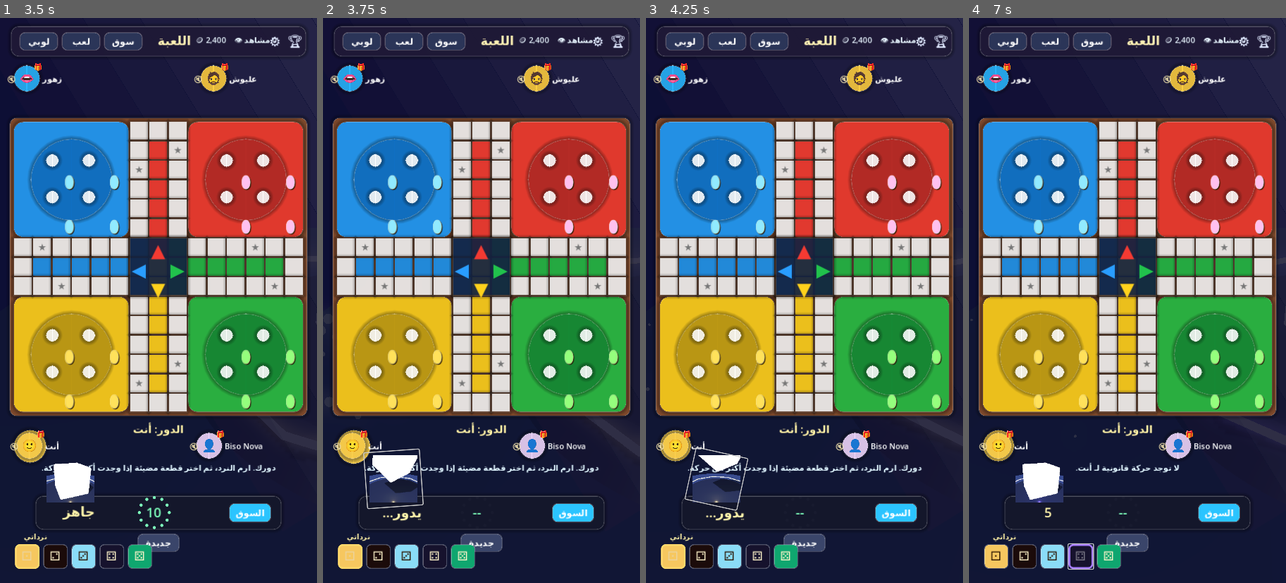
Above: before the commit, frames 1-4 (left to right).
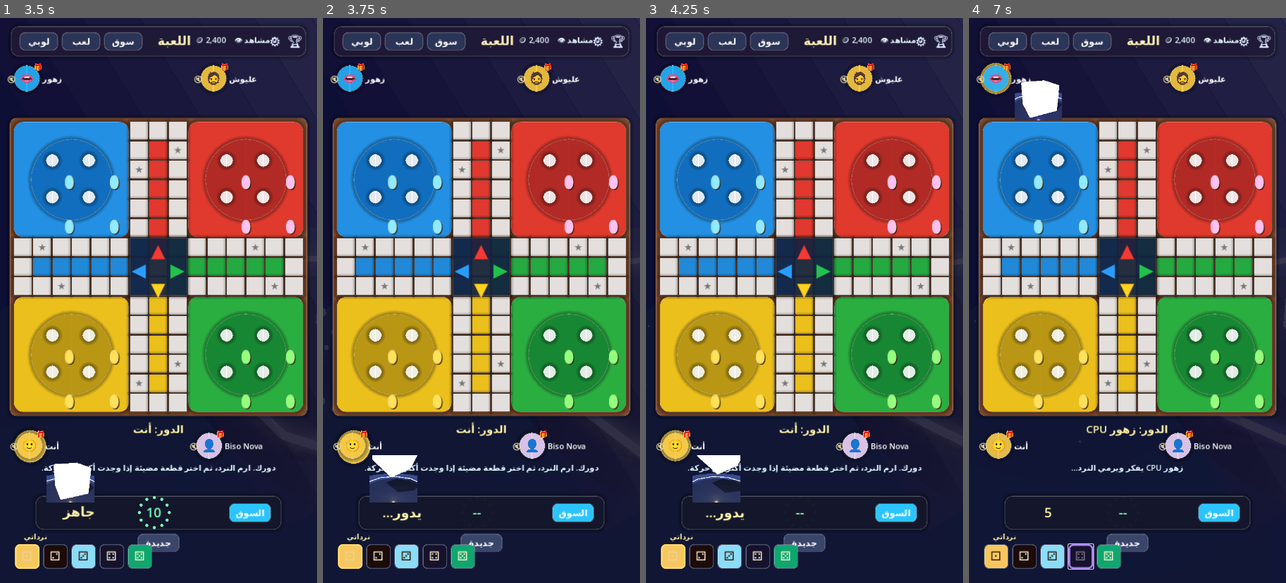
Above: after the commit, the same moments.

Repository: hamza2234/Lod
Game: Godot game, scene res://scenes/dice_preview.tscn
Same seed, same stepped clock (60 frames per second), same inputs: the game is played once before the commit and once after it.
Inputs (mouse positions are in pixels of both pictures, inside the frame that each line leads up to):
- Up to frame 1 (3.5 s): click (158, 215) at 0.52 s; type "12" at 0.6 s; click "دخول اللوبي" at 1.25 s; click "لوبي" at 2 s; click "لعب" at 2.75 s
- Up to frame 2 (3.75 s): click (392, 481) at 3.52 s
- Up to frame 3 (4.25 s): no input
- Up to frame 4 (7 s): click "⚁" at 4.25 s; click "⚀" at 5 s; click "⚂" at 5.75 s; click "⚃" at 6.5 s

Frame 1 is identical in both runs. In frame 2, 0.4% of the frame differs, in the area x 0-32%, y 51-87%; in frame 3, 0.2%; in frame 4, 2.7%, in the area x 0-100%, y 7-86%.

Commit message:
Use dice viewport as direct roll input
Co-authored-by: hamza2234 <hamza2234@users.noreply.github.com>

Diff:
--- a/godot-dice-preview/scripts/dice_preview.gd
+++ b/godot-dice-preview/scripts/dice_preview.gd
@@ -138,7 +138,6 @@
 var dice_description_label: Label
 var market_cards: Array[Button] = []
 var play_skin_buttons: Array[Button] = []
-var roll_button: Button
 var bet_label: Label
 var status_label: Label
 var turn_label: Label
@@ -199,16 +198,6 @@
 
 	_update_sparks(delta)
 	_update_turn_timer()
-	if roll_button:
-		roll_button.pivot_offset = roll_button.size / 2.0
-		if rolling and current_screen == "play":
-			roll_button.rotation += delta * 10.0
-			roll_button.scale = Vector2.ONE * (1.0 + abs(sin(time * 16.0)) * 0.08)
-		else:
-			roll_button.rotation = lerp_angle(roll_button.rotation, 0.0, min(1.0, delta * 8.0))
-			if not awaiting_piece_choice:
-				roll_button.scale = roll_button.scale.lerp(Vector2.ONE, min(1.0, delta * 8.0))
-
 
 func _unhandled_input(event: InputEvent) -> void:
 	if event.is_action_pressed("roll_dice"):
@@ -535,11 +524,6 @@
 
 	if not DICE_SYSTEM_DISABLED:
 		_build_play_dice_viewport(screen)
-		roll_button = _button("", Vector2(116, 116), Color.TRANSPARENT, Color.TRANSPARENT)
-		roll_button.position = Vector2(106, 998)
-		_make_button_transparent(roll_button)
-		roll_button.pressed.connect(_roll_dice)
-		screen.add_child(roll_button)
 	else:
 		var dice_removed := _label("تم حذف نظام النرد التجريبي لإعادة بنائه من مصدر احترافي", 16, Color("#ffdca8"), HORIZONTAL_ALIGNMENT_CENTER)
 		dice_removed.position = Vector2(74, 1024)
@@ -664,7 +648,8 @@
 	play_dice_container.position = _dice_viewport_position_for_player(current_player)
 	play_dice_container.size = Vector2(108, 108)
 	play_dice_container.stretch = true
-	play_dice_container.mouse_filter = Control.MOUSE_FILTER_IGNORE
+	play_dice_container.mouse_filter = Control.MOUSE_FILTER_STOP
+	play_dice_container.gui_input.connect(_on_play_dice_gui_input)
 	screen.add_child(play_dice_container)
 
 	play_dice_viewport = SubViewport.new()
@@ -726,6 +711,15 @@
 	play_dice_root.name = "GameplayDiceModel"
 	play_dice_body.add_child(play_dice_root)
 	_rebuild_play_dice_model()
+
+
+func _on_play_dice_gui_input(event: InputEvent) -> void:
+	if current_screen != "play" or current_player != 0:
+		return
+	if event is InputEventMouseButton and event.pressed and event.button_index == MOUSE_BUTTON_LEFT:
+		_roll_dice()
+	elif event is InputEventScreenTouch and event.pressed:
+		_roll_dice()
 
 
 func _build_timer_dots(parent: Control) -> void:
@@ -1260,16 +1254,11 @@
 				tween.tween_property(player_turn_rings[i], "scale", Vector2.ONE, 0.28).set_trans(Tween.TRANS_SINE)
 	if play_dice_container:
 		play_dice_container.position = _dice_viewport_position_for_player(current_player)
-	if roll_button:
-		roll_button.position = _dice_button_position_for_player(current_player)
-		_make_button_transparent(roll_button)
 	if status_label:
 		if current_player == 0:
 			status_label.text = "دورك. ارم النرد، ثم اختر قطعة مضيئة إذا وجدت أكثر من حركة."
 		else:
 			status_label.text = PLAYER_NAMES[current_player] + " يفكر ويرمي النرد..."
-	if roll_button:
-		roll_button.disabled = current_player != 0 or rolling or game_busy or game_over
 
 
 func _dice_button_position_for_player(player: int) -> Vector2:
@@ -1357,8 +1346,6 @@
 	if current_screen != "play":
 		if result_label:
 			result_label.text = str(roll_result)
-		if roll_button:
-			roll_button.disabled = false
 		game_busy = false
 		return
 
@@ -1451,8 +1438,6 @@
 	game_busy = true
 	awaiting_piece_choice = false
 	_clear_piece_highlights()
-	if roll_button:
-		roll_button.disabled = true
 
 	if status_label:
 		status_label.text = PLAYER_NAMES[player] + " يحرك قطعة " + str(die) + " خطوات..."
@@ -1475,8 +1460,6 @@
 			status_label.text = PLAYER_NAMES[player] + " فاز! كل القطع وصلت للنهاية."
 		if turn_label:
 			turn_label.text = "انتهت اللعبة"
-		if roll_button:
-			roll_button.disabled = true
 		game_busy = false
 		return
 
@@ -1659,9 +1642,6 @@
 	ring.material_override = _make_material(skin["accent"], skin["accent"], 0.2, 0.12, 1.8)
 	_rebuild_pips()
 	_rebuild_play_dice_model()
-	if roll_button:
-		_make_button_transparent(roll_button)
-
 
 func _rebuild_pips() -> void:
 	for child in pip_root.get_children():
@@ -1779,8 +1759,6 @@
 	if current_screen == "play":
 		if game_busy or awaiting_piece_choice or game_over:
 			return
-		if current_player == 0 and roll_button and roll_button.disabled:
-			return
 		game_busy = true
 		_stop_turn_timer()
 	rolling = true
@@ -1793,10 +1771,6 @@
 	_start_play_dice_physics_roll()
 	if result_label:
 		result_label.text = "يدور..."
-	if roll_button:
-		roll_button.text = ""
-		_make_button_transparent(roll_button)
-		roll_button.disabled = true
 	_spawn_sparks(42, 0.82)
 
 
@@ -1865,17 +1839,12 @@
 		dice_root.position.y = base_y
 		if result_label:
 			result_label.text = str(roll_result)
-		if roll_button:
-			roll_button.text = ""
-			_make_button_transparent(roll_button)
 		if play_dice_body:
 			play_dice_body.freeze = true
 			play_dice_body.linear_velocity = Vector3.ZERO
 			play_dice_body.angular_velocity = Vector3.ZERO
 			play_dice_body.quaternion = result_rotations[roll_result]
 			play_dice_body.position = Vector3.ZERO
-		if roll_button and current_screen != "play":
-			roll_button.disabled = false
 		_spawn_sparks(54, 1.2 if roll_result == 6 else 0.74)
 		_trigger_dice_cinematic(roll_result)
 		_handle_roll_result()
@@ -1976,45 +1945,6 @@
 	button.add_theme_stylebox_override("hover", style)
 	button.add_theme_stylebox_override("pressed", style)
 	return button
-
-
-func _style_dice_button() -> void:
-	if not roll_button:
-		return
-	var skin: Dictionary = SKINS[selected_skin]
-	var normal := StyleBoxFlat.new()
-	normal.bg_color = skin["body"]
-	normal.border_color = skin["accent"]
-	normal.border_width_left = 5
-	normal.border_width_right = 5
-	normal.border_width_top = 5
-	normal.border_width_bottom = 5
-	normal.corner_radius_top_left = 16
-	normal.corner_radius_top_right = 16
-	normal.corner_radius_bottom_left = 16
-	normal.corner_radius_bottom_right = 16
-	normal.shadow_color = _with_alpha(Color.BLACK, 0.42)
-	normal.shadow_size = 8
-	var pressed := normal.duplicate() as StyleBoxFlat
-	pressed.bg_color = skin["edge"]
-	roll_button.add_theme_stylebox_override("normal", normal)
-	roll_button.add_theme_stylebox_override("hover", normal)
-	roll_button.add_theme_stylebox_override("pressed", pressed)
-	roll_button.add_theme_stylebox_override("disabled", normal)
-	roll_button.add_theme_color_override("font_color", _readable_dice_font_color(skin["body"]))
-	roll_button.add_theme_color_override("font_disabled_color", _readable_dice_font_color(skin["body"]))
-
-
-func _make_button_transparent(button: Button) -> void:
-	var style := StyleBoxFlat.new()
-	style.bg_color = Color.TRANSPARENT
-	style.border_color = Color.TRANSPARENT
-	button.add_theme_stylebox_override("normal", style)
-	button.add_theme_stylebox_override("hover", style)
-	button.add_theme_stylebox_override("pressed", style)
-	button.add_theme_stylebox_override("disabled", style)
-	button.add_theme_color_override("font_color", Color.TRANSPARENT)
-	button.add_theme_color_override("font_disabled_color", Color.TRANSPARENT)
 
 
 func _readable_dice_font_color(color: Color) -> Color:
